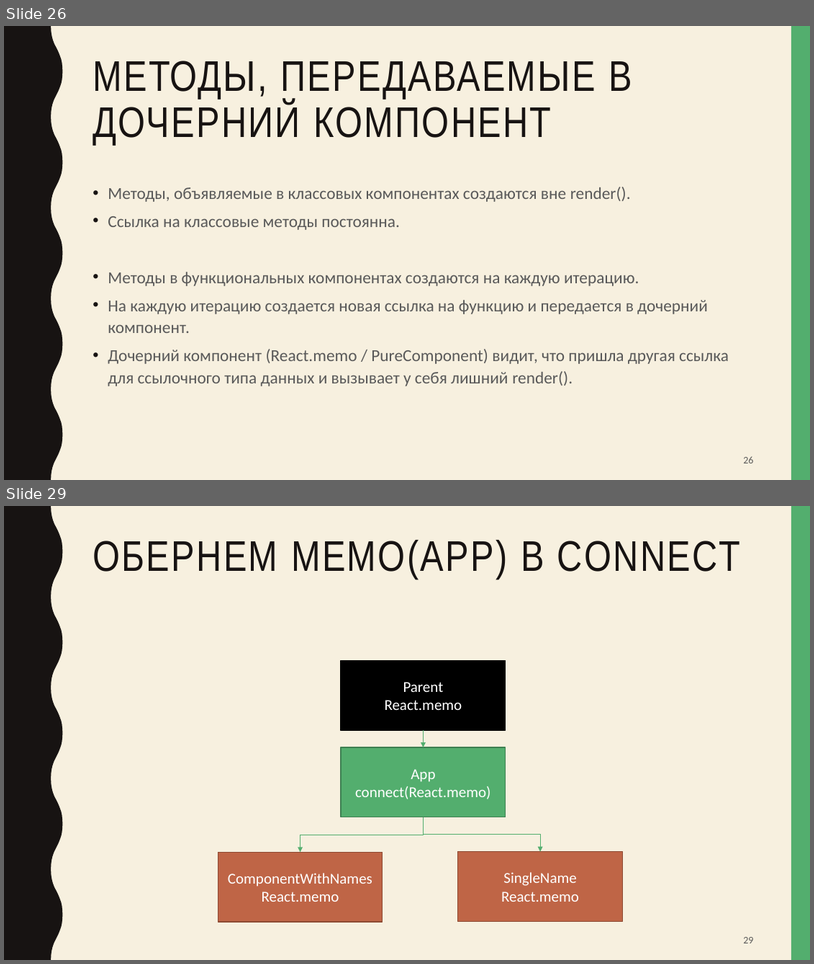
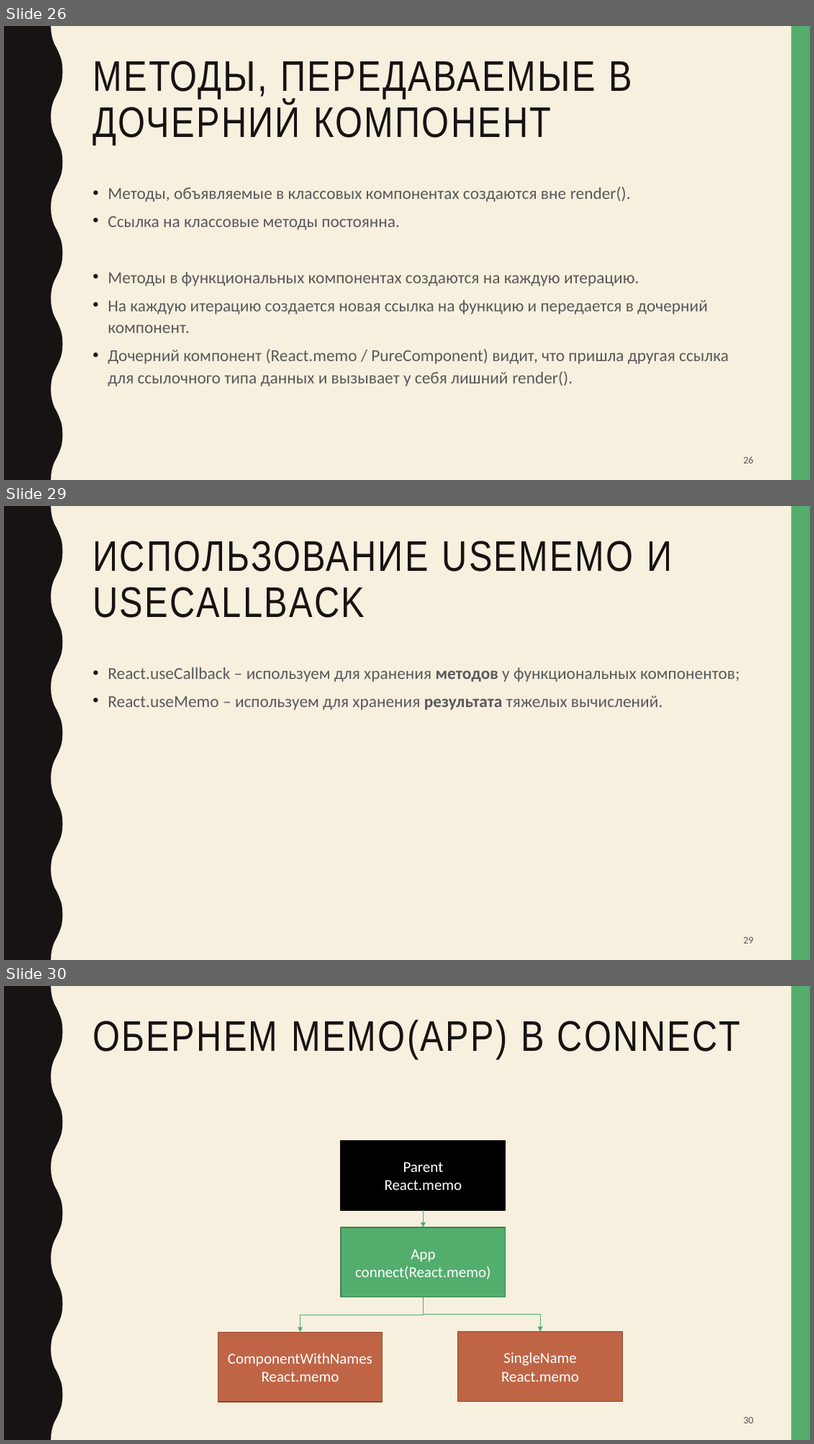
Before and after one commit to artem-gorokhovskii/PureComponent-VS-memo, a slide deck: PureComponent-vs-memo.pptx. Shown one above the other, each under a label of ours: slides 26 and 29 before the commit, slides 26, 29 and 30 after it; the slides between them are not shown. The pictures are 814x964 and 814x1444 pixels, drawn with LibreOffice and Linux fonts; fonts in the diff are those of the drawing. Boxes give left, top, right and bottom in pixels: in the first picture for what was removed or moved away, otherwise in the second. Text is boxed around its words. In the diff, an @@ line names an element or a change of style, - is before the commit and + after.

```diff
--- a/PureComponent-vs-memo.pptx
+++ b/PureComponent-vs-memo.pptx
@@ slide 29 added at box(4, 506, 810, 960), background #F7F0DF; not listed: 2 template elements that a slide beside it also shows @@
@@ title added at box(93, 541, 672, 618), 51 pt, text #171312 @@
+ИСПОЛЬЗОВАНИЕ USEMEMO И USECALLBACK
@@ text added at box(108, 667, 741, 710), 20 pt, text #595959 @@
+• React.useCallback – используем для хранения методов у функциональных компонентов;
+• React.useMemo – используем для хранения результата тяжелых вычислений.
@@ page number added at box(743, 937, 754, 943), 12 pt, text #595959 @@
+29
@@ what was slide 29 is now slide 30 @@
@@ page number at box(743, 1417, 754, 1423): text changed @@
-29
+30
```
Also in this commit, not shown: 2 slides changed.
